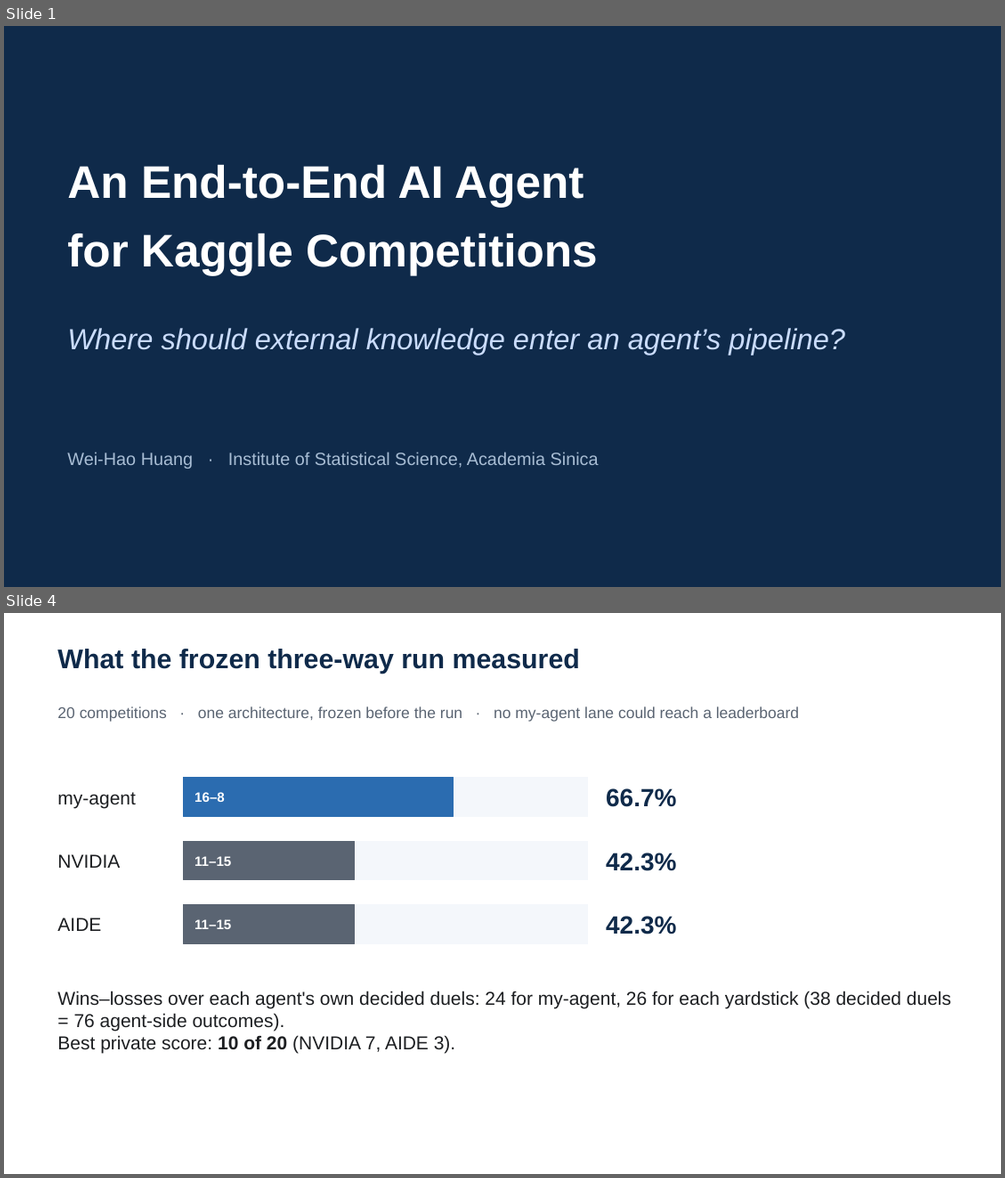
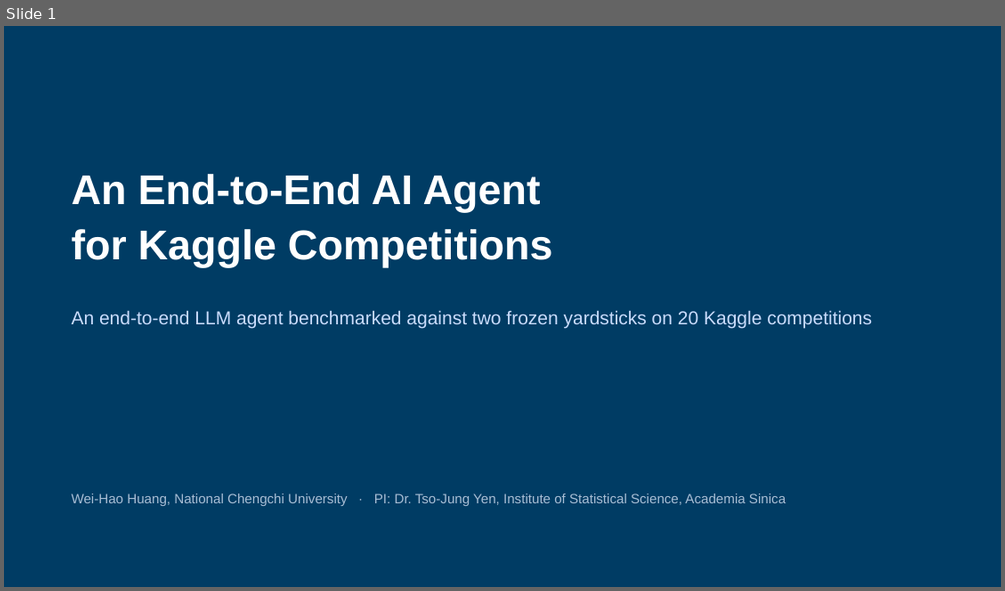
Before and after one commit to 930731haohao-afk/kaggle-agent, a slide deck: docs/presentation/slides_4min.pptx. Shown one above the other, each under a label of ours: slides 1 and 4 before the commit, slide 1 after it; the slides between them are not shown. The pictures are 1005x1178 and 1005x591 pixels, drawn with LibreOffice and Linux fonts; fonts in the diff are those of the drawing. Boxes give left, top, right and bottom in pixels: in the first picture for what was removed or moved away, otherwise in the second. Text is boxed around its words. In the diff, an @@ line names an element or a change of style, - is before the commit and + after.

```diff
--- a/docs/presentation/slides_4min.pptx
+++ b/docs/presentation/slides_4min.pptx
@@ slide 4 removed at bbox=[4, 613, 1001, 1174], background #FFFFFF @@
@@ text removed at bbox=[57, 649, 580, 674] @@
-What the frozen three-way run measured
@@ text removed at bbox=[57, 706, 799, 722] @@
-20 competitions · one architecture, frozen before the run · no my-agent lane could reach a leaderboard
@@ text removed at bbox=[57, 792, 135, 808] @@
-my-agent
@@ rectangle removed at bbox=[184, 778, 587, 817] @@
@@ rectangle removed at bbox=[184, 778, 453, 817] @@
@@ text removed at bbox=[194, 792, 225, 802] @@
-16–8
@@ text removed at bbox=[606, 788, 676, 807] @@
-66.7%
@@ rectangle removed at bbox=[184, 841, 587, 880] @@
@@ rectangle removed at bbox=[184, 841, 354, 880] @@
@@ text removed at bbox=[606, 852, 676, 871] @@
-42.3%
@@ text removed at bbox=[57, 854, 120, 868] @@
-NVIDIA
@@ text removed at bbox=[194, 856, 231, 866] @@
-11–15
@@ rectangle removed at bbox=[184, 905, 587, 943] @@
@@ rectangle removed at bbox=[184, 905, 354, 943] @@
@@ text removed at bbox=[57, 917, 101, 931] @@
-AIDE
@@ text removed at bbox=[194, 919, 231, 929] @@
-11–15
@@ text removed at bbox=[606, 916, 676, 934] @@
-42.3%
@@ text removed at bbox=[57, 990, 951, 1030] @@
-Wins–losses over each agent's own decided duels: 24 for my-agent, 26 for each yardstick (38 decided duels = 76 agent-side outcomes).
@@ text removed at bbox=[57, 1035, 455, 1054] @@
-Best private score: 10 of 20 (NVIDIA 7, AIDE 3).
@@ slide 1 changed as well @@
@@ background #0F2A4A to #003C64 @@
@@ text "An End-to-End AI Agent": place and size @@
-text "An End-to-End AI Agent" at bbox=[67, 164, 598, 275]
+text "An End-to-End AI Agent" at bbox=[72, 174, 553, 267]
@@ text "An End-to-End AI Agent" at bbox=[72, 174, 553, 267]: size 44 to 40 pt; line spacing 1.25 to 1.1 @@
@@ text at bbox=[72, 310, 872, 329]: text changed; size 28 to 18 pt; italic off @@
-Where should external knowledge enter an agent’s pipeline?
+An end-to-end LLM agent benchmarked against two frozen yardsticks on 20 Kaggle competitions
@@ text at bbox=[72, 493, 785, 506]: text changed; size 17 to 13 pt @@
-Wei-Hao Huang · Institute of Statistical Science, Academia Sinica
+Wei-Hao Huang, National Chengchi University · PI: Dr. Tso-Jung Yen, Institute of Statistical Science, Academia Sinica
```
Also in this commit, not shown: 5 slides added, 4 other slides removed, 10 other files.
